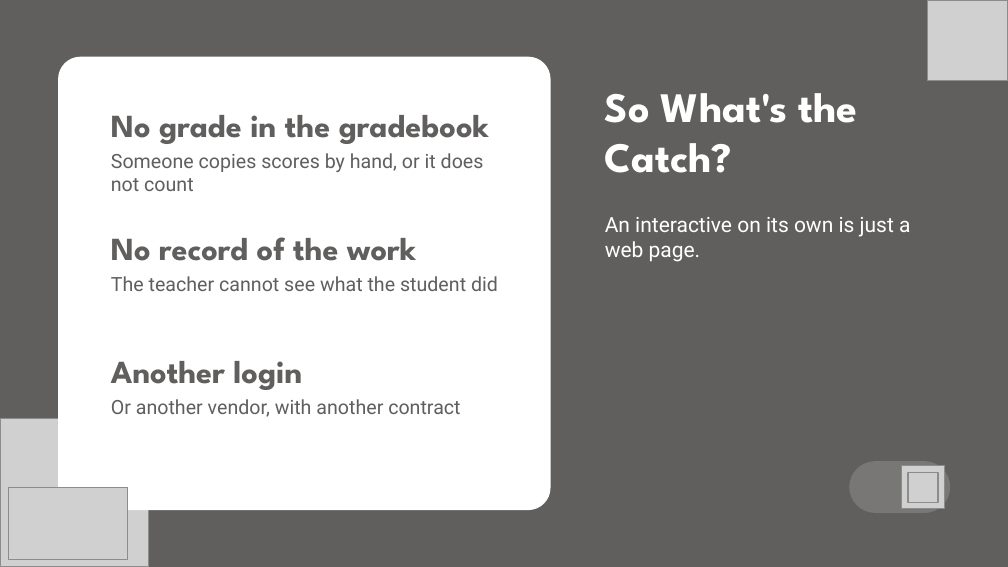
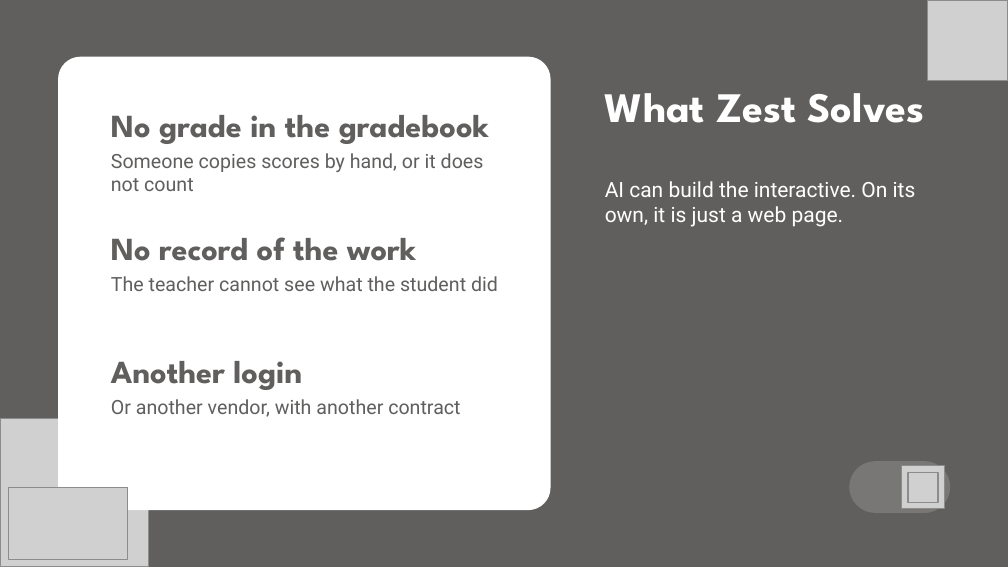
Before and after one commit to VirtualArkansasOrg/zest-spec, a slide deck: slide 4 of presentations/2026-vlla/deck/zest-vlla-2026.pptx (slide 6 before the commit). Drawn at 1008x567 pixels with LibreOffice and Linux fonts; fonts in the diff are those of the drawing; grey boxes stand for pictures. Boxes give left, top, right and bottom in pixels: in the first picture for what was removed or moved away, otherwise in the second. Text is boxed around its words. In the diff, an @@ line names an element or a change of style, - is before the commit and + after.

```diff
--- a/presentations/2026-vlla/deck/zest-vlla-2026.pptx
+++ b/presentations/2026-vlla/deck/zest-vlla-2026.pptx
@@ text at bbox=[605, 93, 925, 123]: text changed @@
-So What's the Catch?
+What Zest Solves
@@ text at bbox=[605, 181, 916, 227]: text changed @@
-An interactive on its own is just a web page.
+AI can build the interactive. On its own, it is just a web page.
```
Also in this commit, not shown: 2 other slides changed, 1 slide removed, 5 other files.
